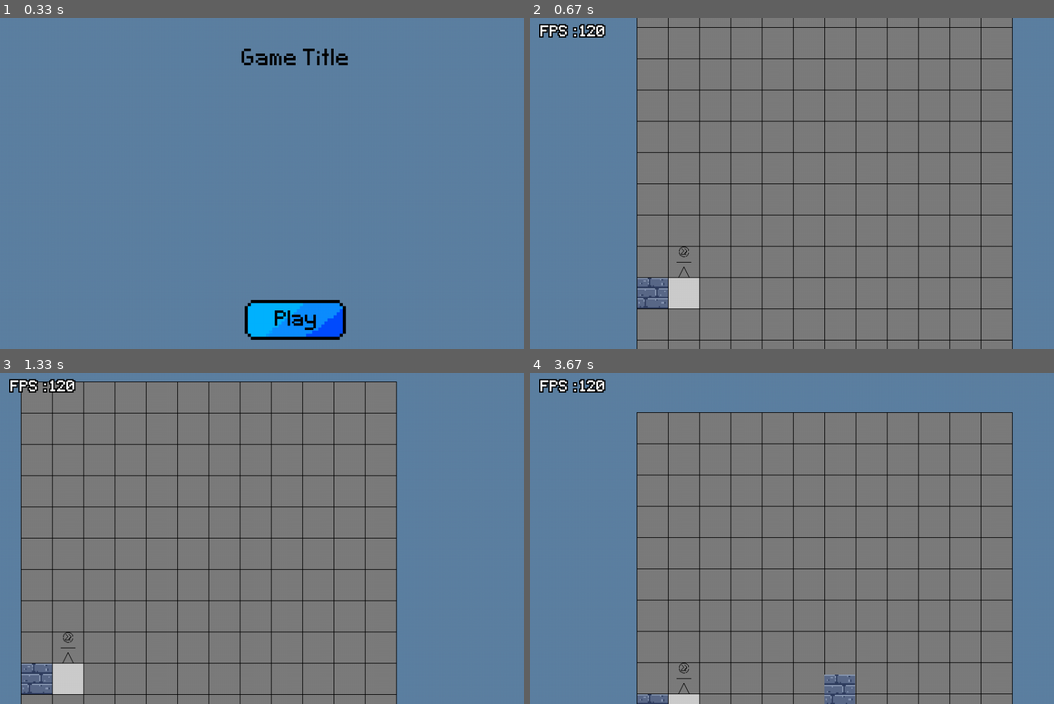
Above: before the commit, frames 1-4 (two rows, left to right).
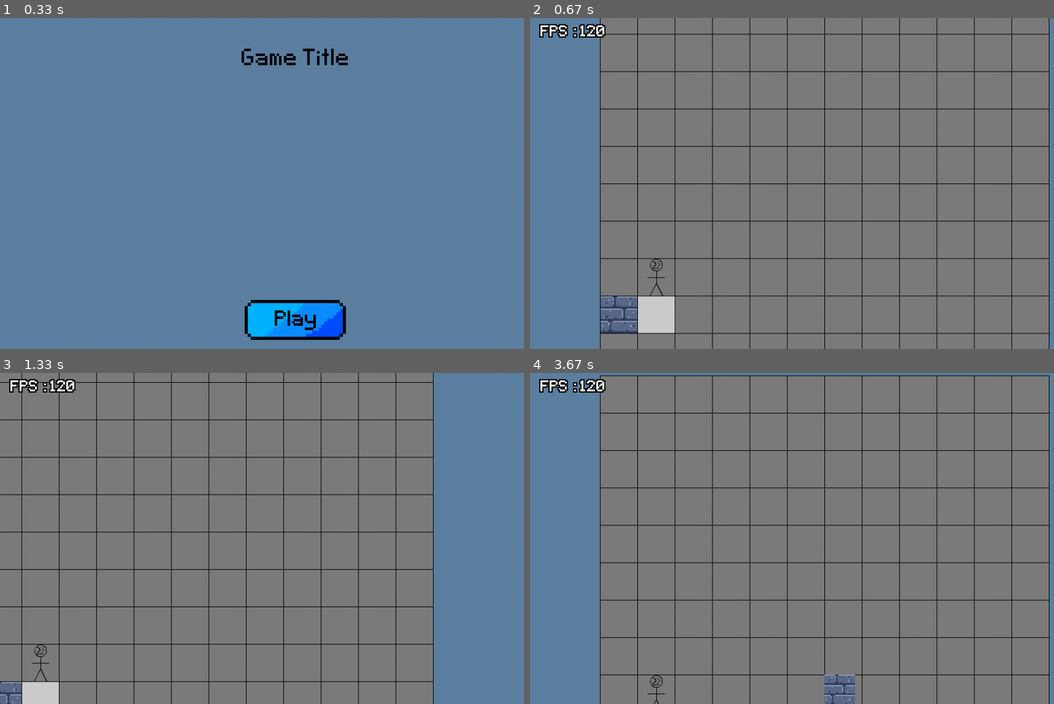
Above: after the commit, the same moments.

Repository: mementojunior123/block_dude_ml
Game: pygame game, started from main.py
Two runs of this game, one before a commit and one after it. Both use one fixed random seed, a clock stepped at 60 frames per second and the inputs below.
Inputs (mouse positions are in pixels of both pictures, inside the frame that each line leads up to):
- Up to frame 1 (0.33 s): no input
- Up to frame 2 (0.67 s): click (823, 319) at 0.38 s
- Up to frame 3 (1.33 s): hold D 0.67-1.13 s; hold W from 1.17 s (still down)
- Up to frame 4 (3.67 s): release W at 1.47 s; hold D 1.5-1.97 s; tap 1 at 1.65, 3.05 s; hold A 2-2.53 s; hold S 2.57-2.87 s; hold A 2.9-3.3 s; hold W from 3.33 s (still down)

Frame 1 is identical in both runs. In frame 2, 23% of the frame differs, in the area x 13-100%, y 0-100%; in frame 3, 21%; in frame 4, 29%.

Commit message:
Small changes

Diff:
--- a/game/game_states.py
+++ b/game/game_states.py
@@ -90,7 +90,7 @@
 
 class MapEditorGameState(NormalGameState):
     MAP_SIZE : tuple[int, int] = (10,10)
-    MAP_SCALE : int = 50
+    MAP_SCALE : int = 60
     def __init__(self, game_object : 'Game'):
         self.game = game_object
         empty_canvas : SavedMap = {
--- a/non_pygame/ml_core.py
+++ b/non_pygame/ml_core.py
@@ -156,11 +156,11 @@
                 if player.player_holding_block:
                     if (end_dist + 0.5) < start_dist:
                         box_carry_count += 1
-                        box_carry_bonus += 6 if box_carry_count <= 5 else 0
+                        box_carry_bonus += 6 if box_carry_count <= 2 else 0
             if chosen_action == bd_core.ActionType.DOWN.value:
-                box_experiment_bonus += (6.0 - box_experiment_count) if (6.0 - box_experiment_count) > 0 else 0
+                box_experiment_bonus += (3.0 - box_experiment_count) if (3.0 - box_experiment_count) > 0 else 0
                 box_experiment_count += 1
-            player_genome.fitness = get_fitness(player, turn) + box_experiment_bonus + box_carry_bonus
+            player_genome.fitness = get_fitness(player, turn) + box_experiment_bonus# + box_carry_bonus
             if player.game_won():
                 player_genome.fitness += 20
                 #finished_players.add(index)
@@ -192,7 +192,7 @@
     #pop.add_reporter(neat.Checkpointer(5))
 
     # Run for up to 50 generations.
-    winner = run_interface(PopulationInterface(pop, 30))
+    winner = run_interface(PopulationInterface(pop, 199))
 
     # show final stats
     print('\nBest genome:')
@@ -206,7 +206,7 @@
 
 
 def get_pop_runner(config_path : str, map_used : bd_core.SavedMap, generations : int) -> PopulationInterface:
-    modify_config(config_path)
+    modify_config(config_path, map_used)
     config = neat.config.Config(neat.DefaultGenome, neat.DefaultReproduction, neat.DefaultSpeciesSet, neat.DefaultStagnation, config_path)
     pop : neat.Population = neat.Population(config)
 
Binary file removed: non_pygame/winners/winner1
